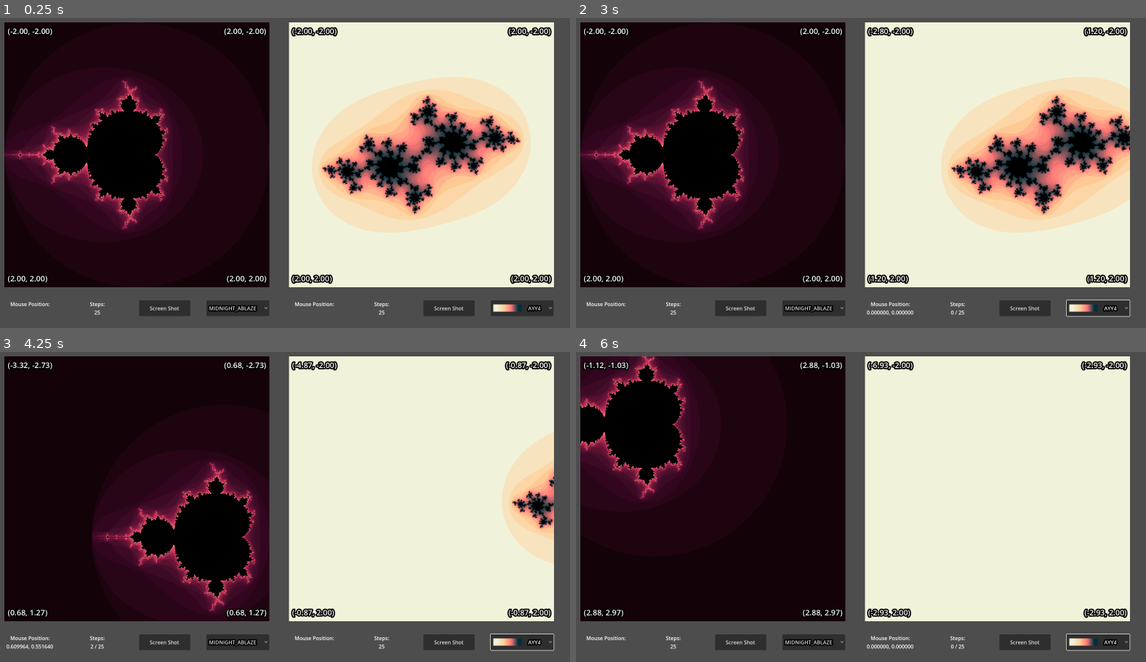
Above: before the commit, frames 1-4 (two rows, left to right).
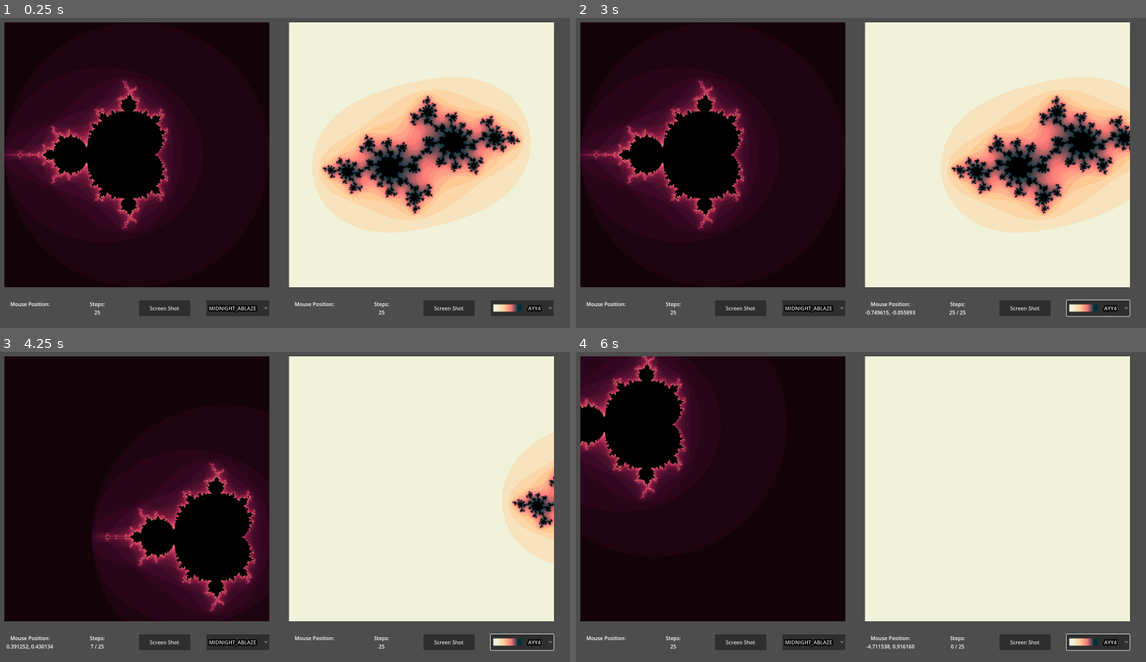
Above: after the commit, the same moments.

Repository: kirkatia98/mandelbrot
Game: Godot game, scene res://root.tscn
Same seed, same stepped clock (60 frames per second), same inputs: the game is played once before the commit and once after it.
Inputs (mouse positions are in pixels of both pictures, inside the frame that each line leads up to):
- Up to frame 1 (0.25 s): no input
- Up to frame 2 (3 s): click "Screen Shot" at 0.5 s; click "MIDNIGHT_ABLAZE" at 1.25 s; click "AYY4" at 2 s; tap Enter (ui_accept) at 2.75 s; move the mouse to (980, 151) at 2.77 s; hold Right (ui_right) from 2.78 s (still down); hold Enter (ui_accept) from 2.78 s (still down); click (980, 151) at 2.92 s
- Up to frame 3 (4.25 s): release Right (ui_right) at 3.5 s; release Enter (ui_accept) at 3.5 s; drag from (165, 516) to (250, 565) at 3.52 s
- Up to frame 4 (6 s): tap Enter (ui_accept) at 4.25, 5.75 s; move the mouse to (912, 429) at 4.27 s; hold Right (ui_right) 4.28-5 s; hold Enter (ui_accept) 4.28-5 s; click (912, 429) at 4.42 s; drag from (826, 565) to (678, 454) at 5.02 s; move the mouse to (1032, 550) at 5.77 s; hold Left (ui_left) from 5.78 s (still down); hold Enter (ui_accept) from 5.78 s (still down); click (1032, 550) at 5.92 s

The runs differ from the first frame. In frame 1, 1.1% of the frame differs, in the area x 1-97%, y 2-86%; in frame 2, 1.2%; in frame 3, 1.2%; in frame 4, 1.3%, in the area x 1-97%, y 2-97%.

Commit message:
Julia Set cursor update

Diff:
--- a/fractal/fractal.gd
+++ b/fractal/fractal.gd
@@ -3,6 +3,7 @@
 
 signal update_labels
 signal update_shader
+signal update_cursor
 
 enum FractalType { NONE, MANDLEBROT, JULIA }
 @export var fractalType: FractalType
@@ -55,6 +56,8 @@
 
 @onready var on_screen : bool = false
 @onready var dragging : bool = false
+@onready var drag_julia : bool = false
+
 @onready var old_pos : Vector2
 @onready var old_mouse : Vector2
 
@@ -121,6 +124,11 @@
 
 	rect_position = lerp(rect_position, target_position, delta)
 
+# the mandlebrot instance emits a signal that the julia instance connects to
+func set_cursor(cursor : Vector2):
+	#update cursor variable in the julia set
+	shader_material.set_shader_parameter("cursor", cursor)
+
 
 # drag and zoom input using a mouse
 func _input(event):
@@ -129,6 +137,7 @@
 		# stop dragging
 		dragging = false
 		on_screen = false
+		drag_julia = false
 		update_labels.emit()
 		return
 
@@ -138,6 +147,11 @@
 	var screen_rect = get_screen_rect()
 
 	var old_center: Vector2 = 0.5 * rect_size + rect_position
+
+	# save the shader space coordinate, and compute result
+	shader_coords = local_to_shader(local_mouse)
+	iterations = scale_iterations()
+	esc = compute_point(iterations, shader_coords)
 
 	if event is InputEventMouseButton:
 		match(event.button_index):
@@ -167,14 +181,20 @@
 					old_mouse = local_mouse
 					old_pos = rect_position
 
+			MOUSE_BUTTON_RIGHT:
+				drag_julia = event.is_pressed()
+
+				if drag_julia:
+					update_cursor.emit(shader_coords)
+				pass
+
 
 	if event is InputEventMouseMotion:
-		# save the shader space coordinate, and compute result
-		shader_coords = local_to_shader(local_mouse)
-		iterations = scale_iterations()
-		esc = compute_point(iterations, shader_coords)
 
 		# drag event
 		if dragging:
 			# move rectangle to the old position offset by mouse movement (scaled to the size of the screen)
 			rect_position = old_pos - (local_mouse - old_mouse) / screen_rect.size * rect_size
+
+		if drag_julia:
+			update_cursor.emit(shader_coords)
--- a/fractal/fractal.tscn
+++ b/fractal/fractal.tscn
@@ -29,6 +29,7 @@
 grow_horizontal = 2
 grow_vertical = 2
 size_flags_vertical = 3
+mouse_default_cursor_shape = 3
 script = ExtResource("2_cw1qa")
 pm = ExtResource("2_kjhv3")
 screen = NodePath("Screen Viewport/SubViewport/Screen")
@@ -62,11 +63,11 @@
 anchor_bottom = 1.0
 grow_horizontal = 2
 grow_vertical = 2
-mouse_default_cursor_shape = 13
 script = ExtResource("6_ehckw")
 f = NodePath("../../..")
 
 [node name="Boundary Coordinates" type="MarginContainer" parent="." node_paths=PackedStringArray("f", "TL", "TR", "BR", "BL")]
+visible = false
 layout_mode = 1
 anchors_preset = 15
 anchor_right = 1.0
--- a/fractal/shader_code/julia.gdshader
+++ b/fractal/shader_code/julia.gdshader
@@ -16,7 +16,7 @@
 	vec2 uv = transform_uv(UV, rect_position, rect_size);
 
 	// Center and scale the mandelbrot set, and set the initial conditons for z = 0
-	vec2 c = vec2(-0.70176, 0.3842);
+	vec2 c = cursor;
 	vec2 z = uv;
 
 	int iterations = scale_iterations(rect_size);
--- /dev/null
+++ b/root.gd
@@ -0,0 +1,33 @@
+extends Control
+
+@onready var override_input : bool = false
+
+
+func sample_input():
+
+	var center : Vector2 = Vector2(580.0, 650.0)
+
+	var time : float = Time.get_ticks_msec() * 0.0001
+
+	var coords : Vector2 = center + 220.0 * Vector2(cos(time * 5), sin(time * 5)) + 20.0 * Vector2(Vector2(cos(time * 11), sin(time * 13)))
+
+	warp_mouse(coords)
+
+
+func _input(event):
+
+	if event.is_action_pressed("ui_accept"):
+		override_input = !override_input
+
+
+func _process(_delta):
+
+	if(override_input):
+
+		var mouse_press = InputEventMouseButton.new()
+		mouse_press.button_index = MOUSE_BUTTON_RIGHT
+		mouse_press.pressed = true
+
+		Input.parse_input_event(mouse_press)
+
+		sample_input()
--- a/root.tscn
+++ b/root.tscn
@@ -15,11 +15,34 @@
 
 [sub_resource type="ShaderMaterial" id="ShaderMaterial_r5ea2"]
 shader = ExtResource("2_on53s")
-shader_parameter/cursor = null
+shader_parameter/cursor = Vector2(-0.702, 0.384)
 shader_parameter/debug = null
 shader_parameter/rect_position = Vector2(-2, -2)
 shader_parameter/rect_size = Vector2(4, 4)
 shader_parameter/palette_image = ExtResource("5_vu62g")
+
+[sub_resource type="ParticleProcessMaterial" id="ParticleProcessMaterial_bjes4"]
+particle_flag_disable_z = true
+emission_shape = 1
+emission_sphere_radius = 1.0
+angle_min = -287.0
+angle_max = 245.1
+initial_velocity_min = -9.5
+initial_velocity_max = 9.0
+gravity = Vector3(0, 0, 0)
+hue_variation_min = -2.23517e-08
+hue_variation_max = -2.23517e-08
+
+[sub_resource type="Gradient" id="Gradient_t3b17"]
+offsets = PackedFloat32Array(0.263914, 1)
+colors = PackedColorArray(1, 1, 1, 0.0588235, 1, 1, 1, 0)
+
+[sub_resource type="GradientTexture2D" id="GradientTexture2D_bkmux"]
+gradient = SubResource("Gradient_t3b17")
+width = 10
+height = 10
+fill = 1
+fill_from = Vector2(0.5, 0.5)
 
 [node name="Root" type="Control"]
 layout_mode = 3
@@ -63,3 +86,16 @@
 shader_material = SubResource("ShaderMaterial_r5ea2")
 rect_position = Vector2(-2, -2)
 rect_size = Vector2(4, 4)
+
+[node name="GPUParticles2D" type="GPUParticles2D" parent="."]
+visible = false
+position = Vector2(592, 306)
+emitting = false
+amount = 1000
+process_material = SubResource("ParticleProcessMaterial_bjes4")
+texture = SubResource("GradientTexture2D_bkmux")
+lifetime = 0.5
+randomness = 0.5
+trail_lifetime = 2.0
+
+[connection signal="update_cursor" from="MarginContainer/HBoxContainer/Mandelbrot" to="MarginContainer/HBoxContainer/Julia" method="set_cursor"]
Not shown: 1 places in root.tscn that only renumber resources
Not shown, added: demo_files/Julia Set Scroll.mp4
